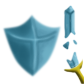
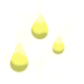
Layered file, before and after one edit (w=84, h=84). Changes by layer:
added layer "Hilights" (overlay) above "Shadows" over [3, 2, 69, 58]
renamed "Layer 3" to "Shadows", blend normal → multiply, painted on it over [2, 21, 84, 84]
moved "Layer 1" above "Layer 2", painted on it over [2, 12, 66, 80]
"Layer 2": opacity 100% → 42%, painted on it over [2, 0, 84, 84]